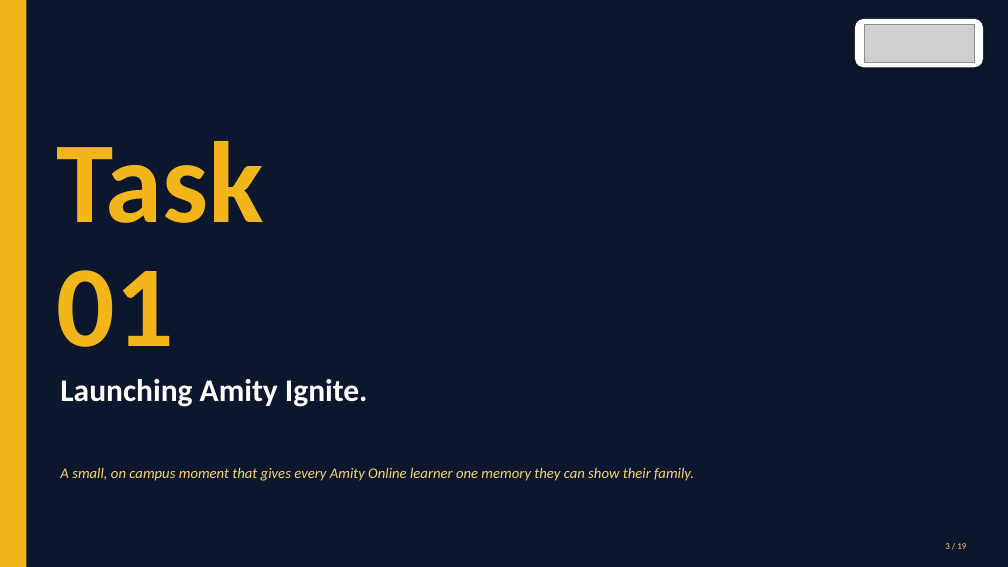
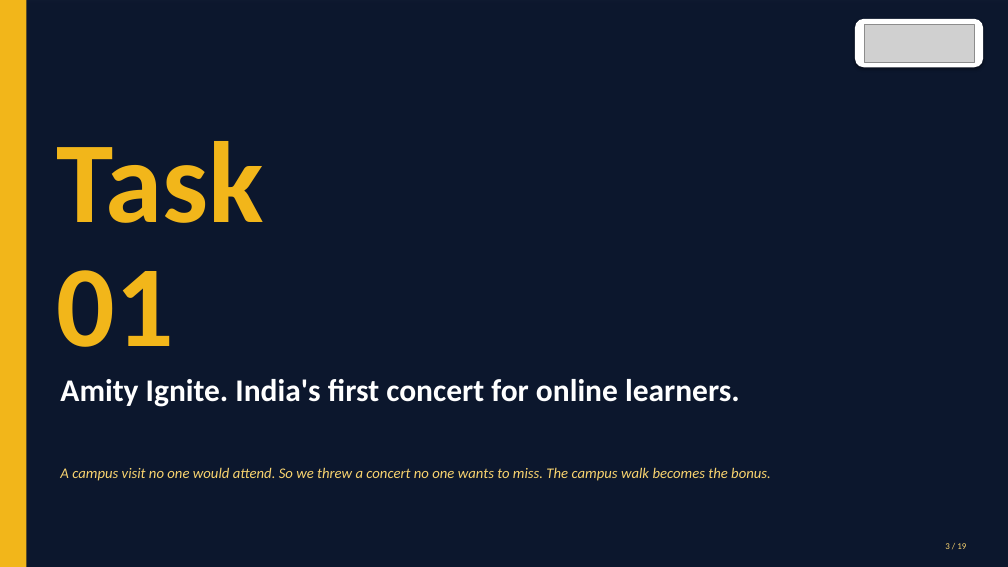
Before and after one commit to parasjain10/amity-marketing-manager-assignment, a slide deck: slide 3 of Amity_Online_Marketing_Manager_Assignment_Paras_Jain.pptx. Drawn at 1008x567 pixels with LibreOffice and Linux fonts; fonts in the diff are those of the drawing; grey boxes stand for pictures; background and template pictures are left out; a plain dark background stands for a picture behind light text. Boxes give left, top, right and bottom in pixels: in the first picture for what was removed or moved away, otherwise in the second. Text is boxed around its words. In the diff, an @@ line names an element or a change of style, - is before the commit and + after.

```diff
--- a/Amity_Online_Marketing_Manager_Assignment_Paras_Jain.pptx
+++ b/Amity_Online_Marketing_Manager_Assignment_Paras_Jain.pptx
@@ text at box(60, 379, 740, 407): text changed @@
-Launching Amity Ignite.
+Amity Ignite. India's first concert for online learners.
@@ text at box(60, 467, 771, 481): text changed @@
-A small, on campus moment that gives every Amity Online learner one memory they can show their family.
+A campus visit no one would attend. So we threw a concert no one wants to miss. The campus walk becomes the bonus.
```
Also in this commit, not shown: 3 other slides changed, 2 slides added, 2 slides removed, 1 other file.
